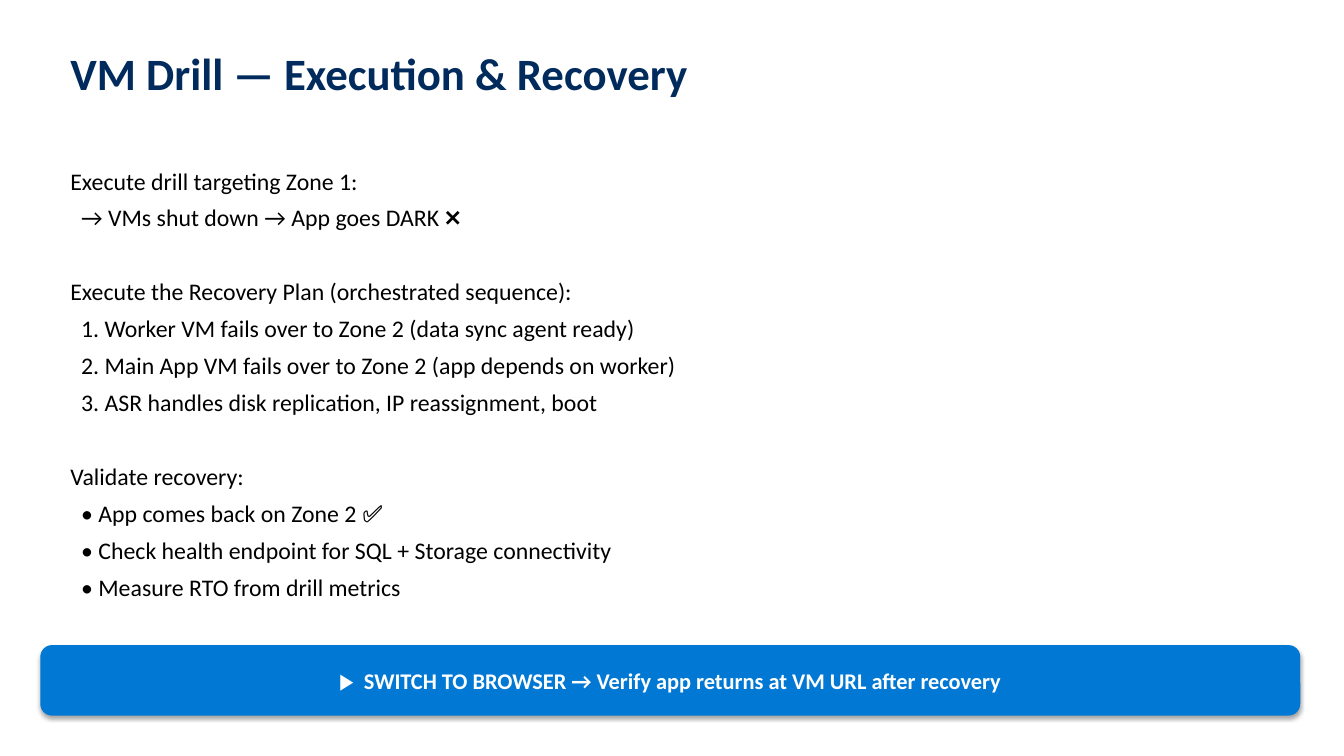
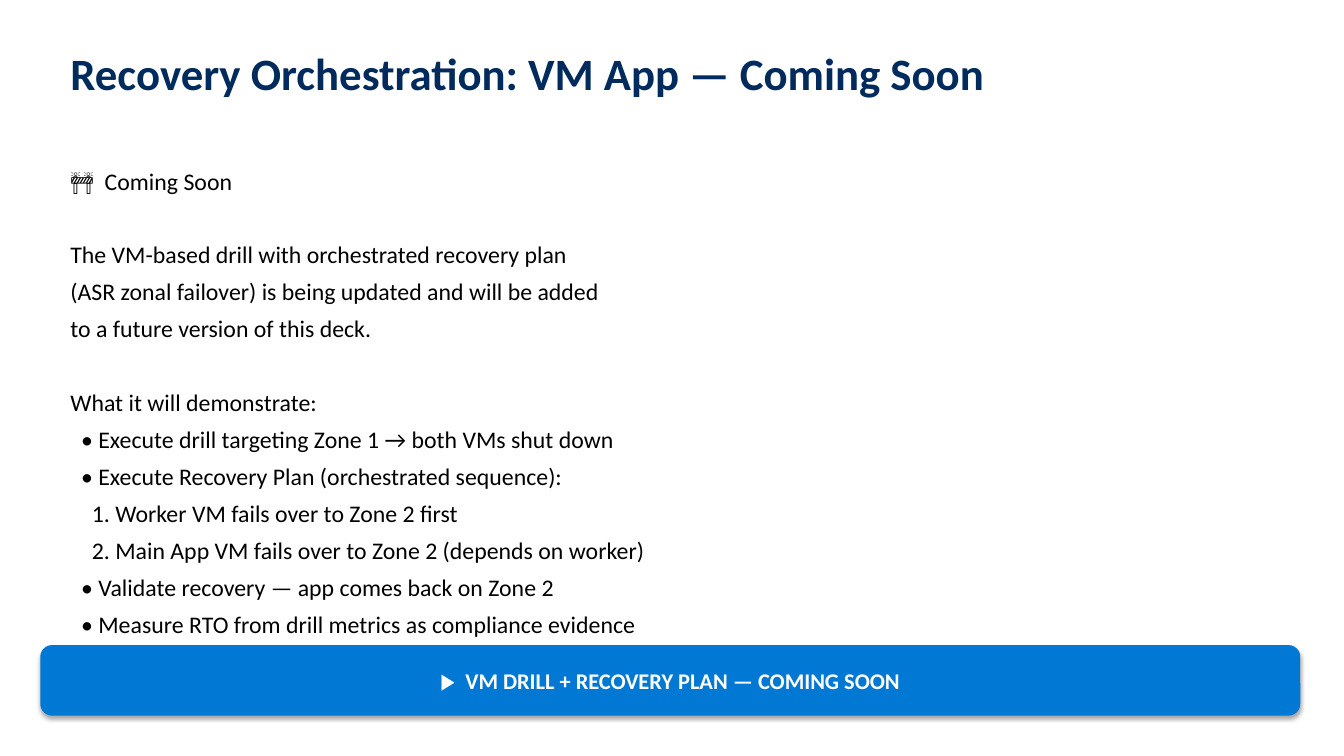
Before and after one commit to adityabalaji-msft/IRMDemoEnvironmentGuide, a slide deck: slide 19 of IRM-Field-Demo-Walking-Deck.pptx (slide 22 before the commit). Drawn at 1344x756 pixels with LibreOffice and Linux fonts; fonts in the diff are those of the drawing. Boxes give left, top, right and bottom in pixels: in the first picture for what was removed or moved away, otherwise in the second. Text is boxed around its words. In the diff, an @@ line names an element or a change of style, - is before the commit and + after.

Commit message:
Fix Phase 2 wording, drift rediscovery language, PPTX overflow/formatting

```diff
--- a/IRM-Field-Demo-Walking-Deck.pptx
+++ b/IRM-Field-Demo-Walking-Deck.pptx
@@ text at bbox=[70, 58, 983, 98]: text changed @@
-VM Drill — Execution & Recovery
+Recovery Orchestration: VM App — Coming Soon
@@ text at bbox=[70, 173, 644, 637]: text changed @@
-Execute drill targeting Zone 1:
-→ VMs shut down → App goes DARK ❌
-Execute the Recovery Plan (orchestrated sequence):
-1. Worker VM fails over to Zone 2 (data sync agent ready)
-2. Main App VM fails over to Zone 2 (app depends on worker)
-3. ASR handles disk replication, IP reassignment, boot
-Validate recovery:
-• App comes back on Zone 2 ✅
-• Check health endpoint for SQL + Storage connectivity
-• Measure RTO from drill metrics
-After validation:
+🚧 Coming Soon
+The VM-based drill with orchestrated recovery plan
+(ASR zonal failover) is being updated and will be added
+to a future version of this deck.
+What it will demonstrate:
+• Execute drill targeting Zone 1 → both VMs shut down
+• Execute Recovery Plan (orchestrated sequence):
+1. Worker VM fails over to Zone 2 first
+2. Main App VM fails over to Zone 2 (depends on worker)
+• Validate recovery — app comes back on Zone 2
+• Measure RTO from drill metrics as compliance evidence
@@ text in rounded rectangle at bbox=[465, 674, 899, 689]: text changed @@
-▶ SWITCH TO BROWSER → Verify app returns at VM URL after recovery
+▶ VM DRILL + RECOVERY PLAN — COMING SOON
```
Also in this commit, not shown: 7 other slides changed, 15 slides added, 18 slides removed, 2 other files.
